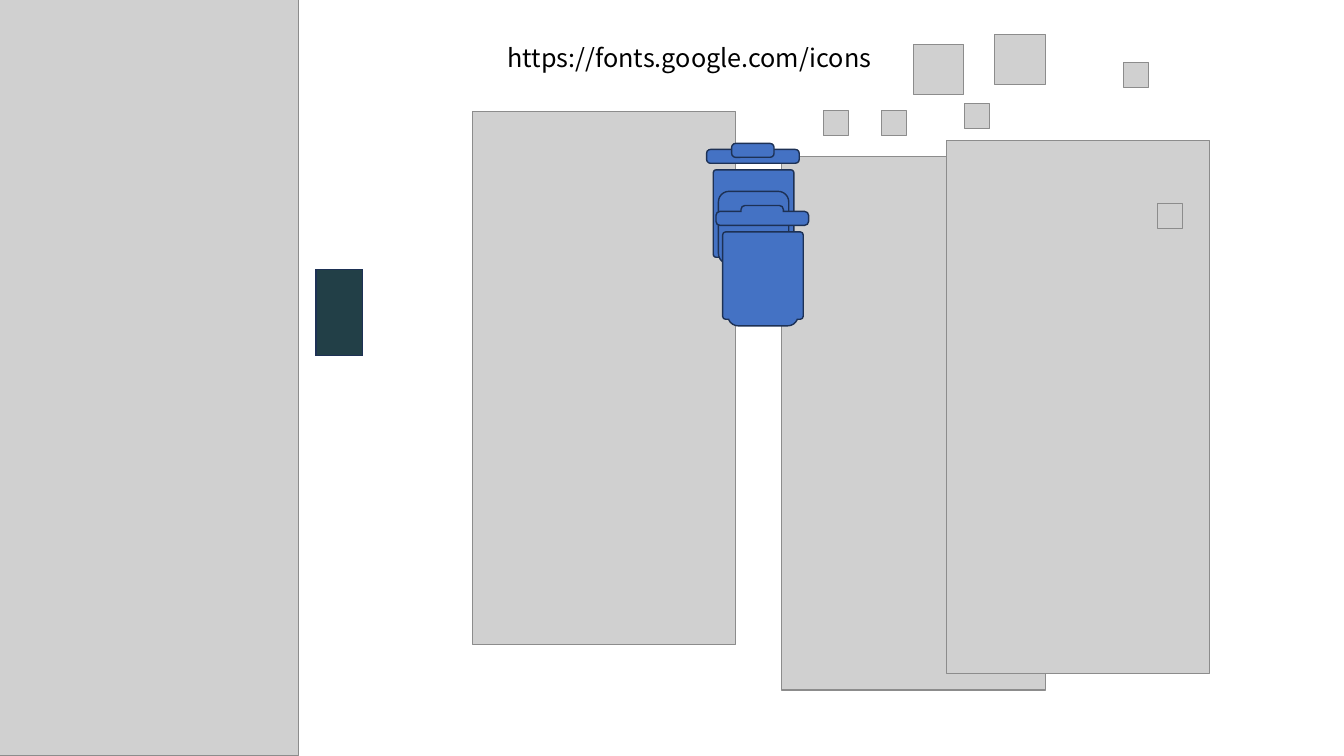
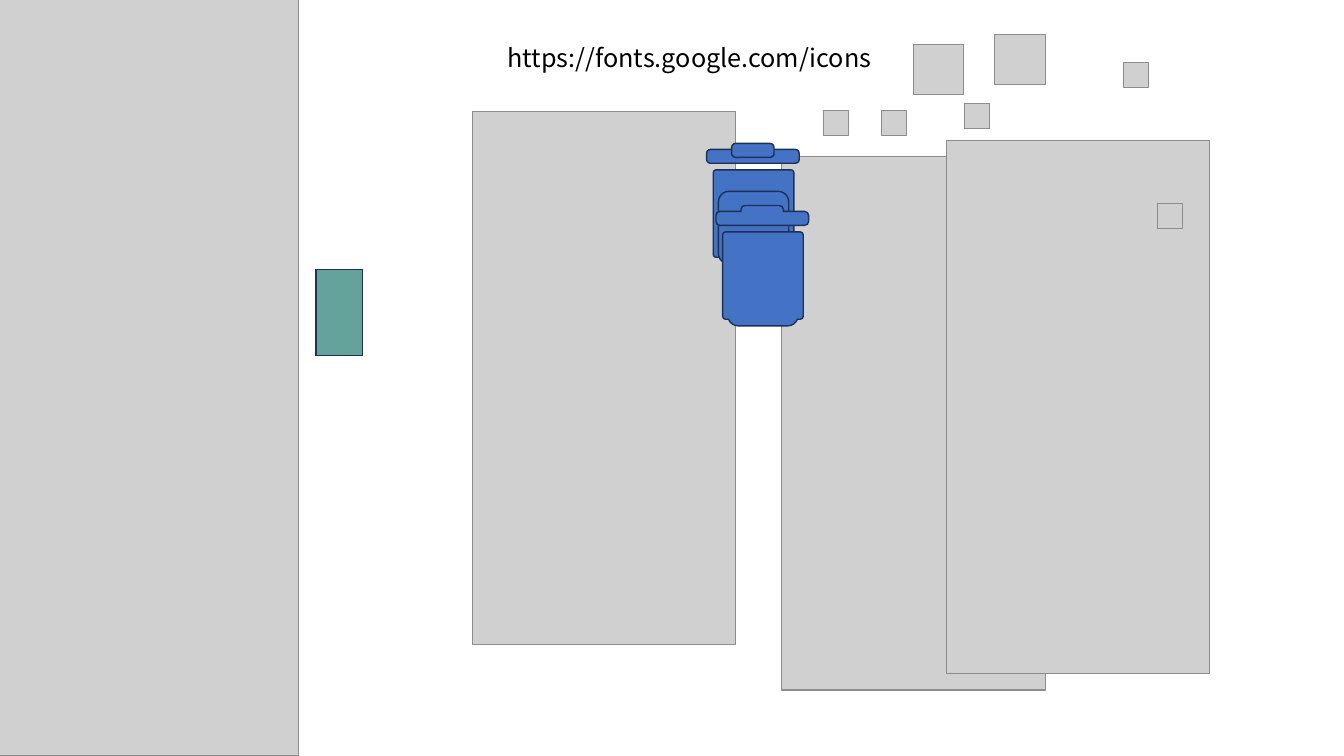
Before and after one commit to haZuny/emergency-sound-notification-app, a slide deck: slide 1 of plan/design.pptx. Drawn at 1344x756 pixels with LibreOffice and Linux fonts; fonts in the diff are those of the drawing; grey boxes stand for pictures. Boxes give left, top, right and bottom in pixels: in the first picture for what was removed or moved away, otherwise in the second. Text is boxed around its words. In the diff, an @@ line names an element or a change of style, - is before the commit and + after.

```diff
--- a/plan/design.pptx
+++ b/plan/design.pptx
@@ rectangle at (x1=317, y1=270, x2=363, y2=356): fill #223F47 to #64A39B @@
```
Also in this commit, not shown: 9 other files.
